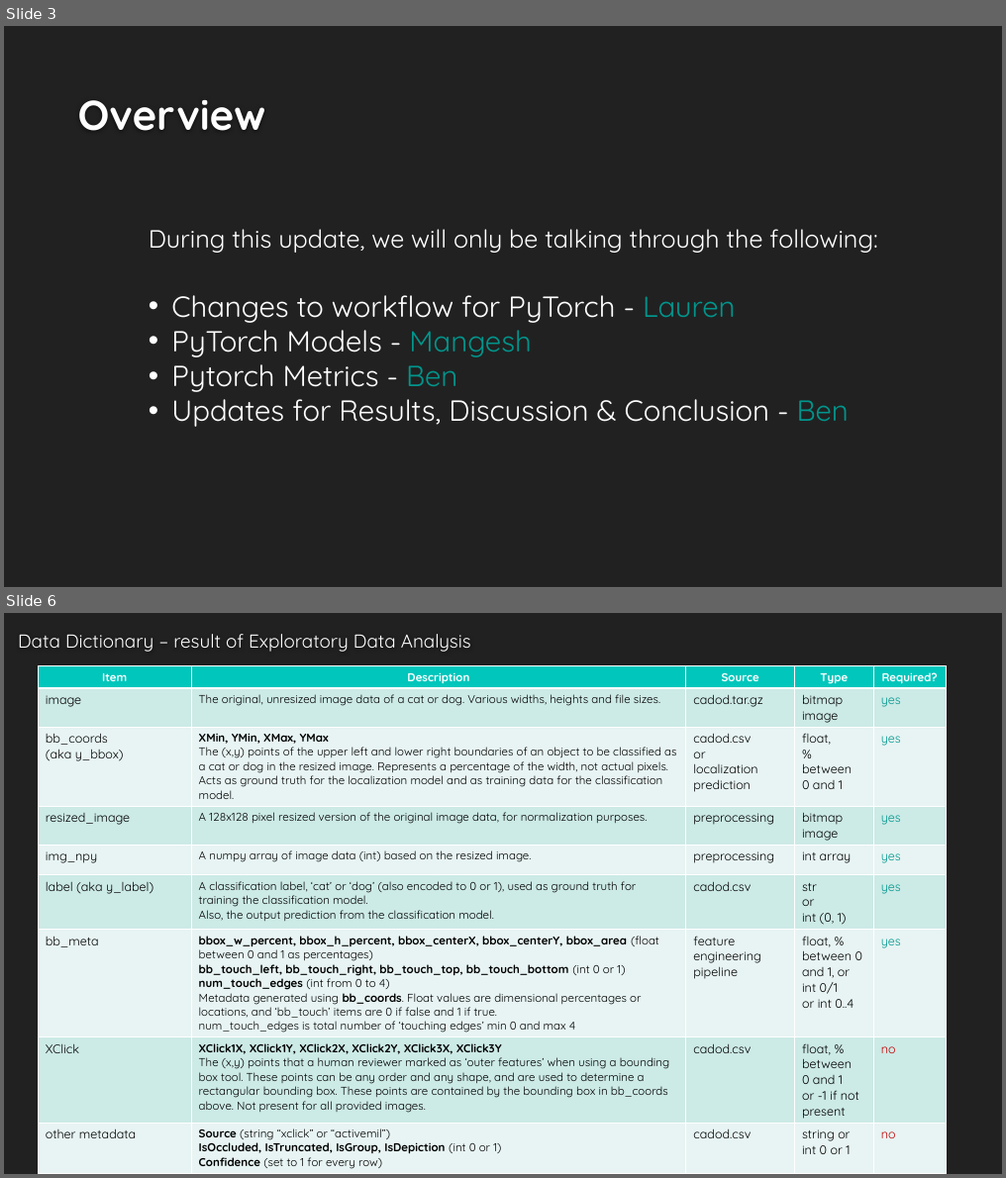
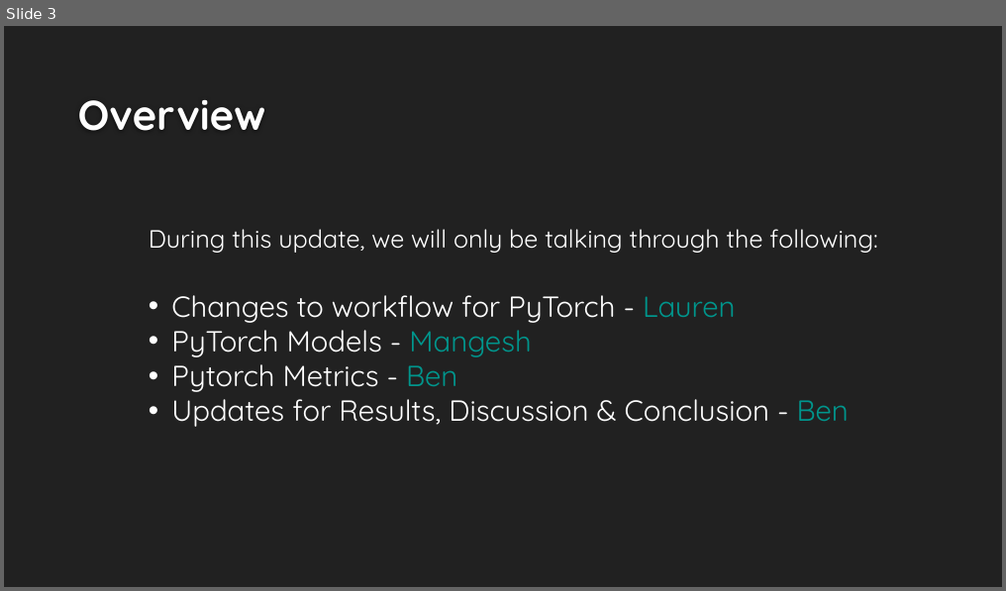
Before and after one commit to LaurenMadar/AML-finalgroup2, a slide deck: other/Group2_Phase2.pptx. Shown one above the other, each under a label of ours: slides 3 and 6 before the commit, slide 3 after it; the slides between them are not shown. The pictures are 1006x1178 and 1006x591 pixels, drawn with LibreOffice and Linux fonts; fonts in the diff are those of the drawing; background and template pictures are left out. Boxes give left, top, right and bottom in pixels: in the first picture for what was removed or moved away, otherwise in the second. Text is boxed around its words. In the diff, an @@ line names an element or a change of style, - is before the commit and + after.

```diff
--- a/other/Group2_Phase2.pptx
+++ b/other/Group2_Phase2.pptx
@@ slide 6 removed at (4,613,1002,1174), background #212121 @@
@@ title removed at (18,634,471,652) @@
-Data Dictionary – result of Exploratory Data Analysis
@@ table removed at (38,666,945,1173), 9 rows, 5 columns @@
-Item | Description | Source | Type | Required?
-image | The original, unresized image data of a cat or dog. Various widths, heights and file sizes. | cadod.tar.gz | bitmap image | yes
-bb_coords (aka y_bbox) | XMin, YMin, XMax, YMax The (x,y) points of the upper left and lower right boundaries of an object to be classified as a cat or dog in the resized image. Represents a percentage of the width, not actual pixels. Acts as ground truth for the localization model and as training data for the classification model. | cadod.csv or localization prediction | float, % between 0 and 1 | yes
-resized_image | A 128x128 pixel resized version of the original image data, for normalization purposes. | preprocessing | bitmap image | yes
-img_npy | A numpy array of image data (int) based on the resized image. | preprocessing | int array | yes
-label (aka y_label) | A classification label, ‘cat’ or ‘dog’ (also encoded to 0 or 1), used as ground truth for training the classification model. Also, the output prediction from the classification model. | cadod.csv | str or / int (0, 1) | yes
-bb_meta | bbox_w_percent, bbox_h_percent, bbox_centerX, bbox_centerY, bbox_area (float between 0 and 1 as percentages) bb_touch_left, bb_touch_right, bb_touch_top, bb_touch_bottom (int 0 or 1) num_touch_edges (int from 0 to 4) Metadata generated using bb_coords. Float values are dimensional percentages or locations, and ‘bb_touch’ items are 0 if false and 1 if true. / num_touch_edges is total number of ‘touching edges’ min 0 and max 4 | feature engineering pipeline | float, % between 0 and 1, or int 0/1 or int 0..4 | yes
-XClick | XClick1X, XClick1Y, XClick2X, XClick2Y, XClick3X, XClick3Y The (x,y) points that a human reviewer marked as ‘outer features’ when using a bounding box tool. These points can be any order and any shape, and are used to determine a rectangular bounding box. These points are contained by the bounding box in bb_coords above. Not present for all provided images. | cadod.csv | float, % between / 0 and 1 / or -1 if not present | no
-other metadata | Source (string “xclick” or “activemil”) IsOccluded, IsTruncated, IsGroup, IsDepiction (int 0 or 1) Confidence (set to 1 for every row) | cadod.csv | string or / int 0 or 1 | no
```
Also in this commit, not shown: 5 slides changed, 1 slide added, 6 other slides removed, 2 other files.
